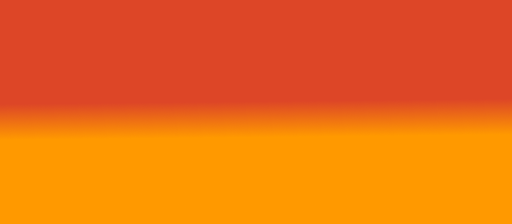
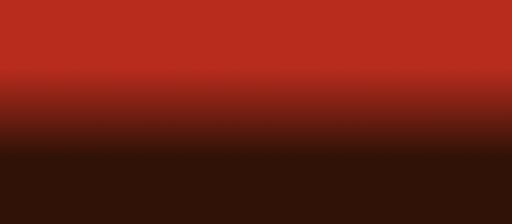
Revision of a layered (512, 224) image; what changed, layer by layer:
painted on "102-138" over [0, 0, 512, 224]
